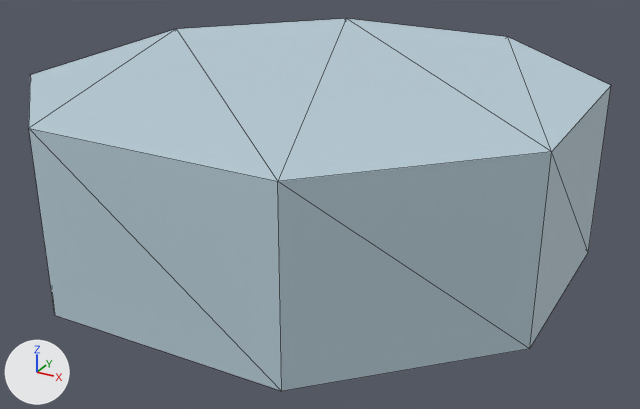
Renders of the glTF model docs/univers/archipeo/batiments/modeles/5e-batiment-igloo-de-frimas/loin-etape-1.glb from each side of a commit.
Both versions are drawn from a camera (50 mm lens) standing at (0.614, -1.148, 0.633) and looking at (-0.002, -0.028, 0.074). Every picture has the same lights, and +X, +Y and +Z are marked at lower left. The first picture is the older version. Mesh edges are drawn as thin lines. Vertices at exactly the same position are counted once.

Names of what the first picture shows: 'loin'.
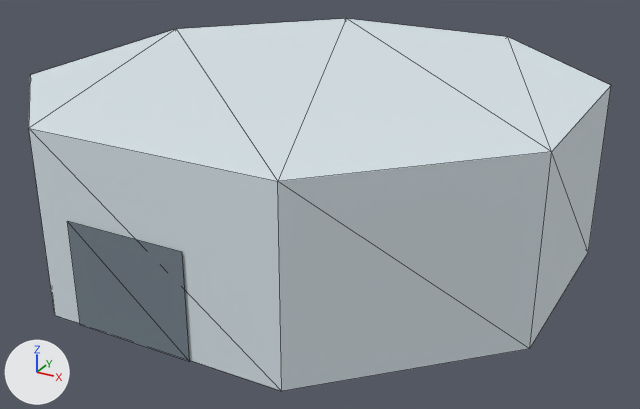
Location of each change, [x1, y1, x2, y2] in pixels of the pictures (640 x 409 px):
part 1 of me_loin, added
    after: [67, 221, 190, 361]
part 2 of me_loin, recoloured (pale blue to white)
    both: [29, 19, 611, 391]

Edits to the bpy script that builds the scene:
```text
Change me_loin:
    used by ob_loin; location = (0.0, 0.0, 0.0)
    verts and faces of me_loin; kept vertices keep their numbers, new ones are numbered from 16
    remove me_loin.from_pydata(...)  # 16 vertices, 22 faces; spans x -0.405..0.38, y -0.392..0.388, z 0.0..0.272
    add me_loin.from_pydata(...)  # 20 vertices, 24 faces; spans x -0.405..0.38, y -0.394..0.388, z 0.0..0.272
    me_loin part 1
    add verts[16] = (-0.172, -0.394, 0.0)  # pixel (80, 324)
    add verts[17] = (0.012, -0.394, 0.0)  # pixel (189, 361)
    add verts[18] = (0.012, -0.394, 0.155)  # pixel (182, 252)
    add verts[19] = (-0.172, -0.394, 0.155)  # pixel (67, 221)
    add faces += [(16, 17, 19), (17, 18, 19)]
    me_loin part 2: 22 kept faces spanning x -0.405..0.38, y -0.392..0.388, z 0.0..0.272 get new vertex colours; the middle colour goes from pale blue #bbd0db to white #dde9ef
```
